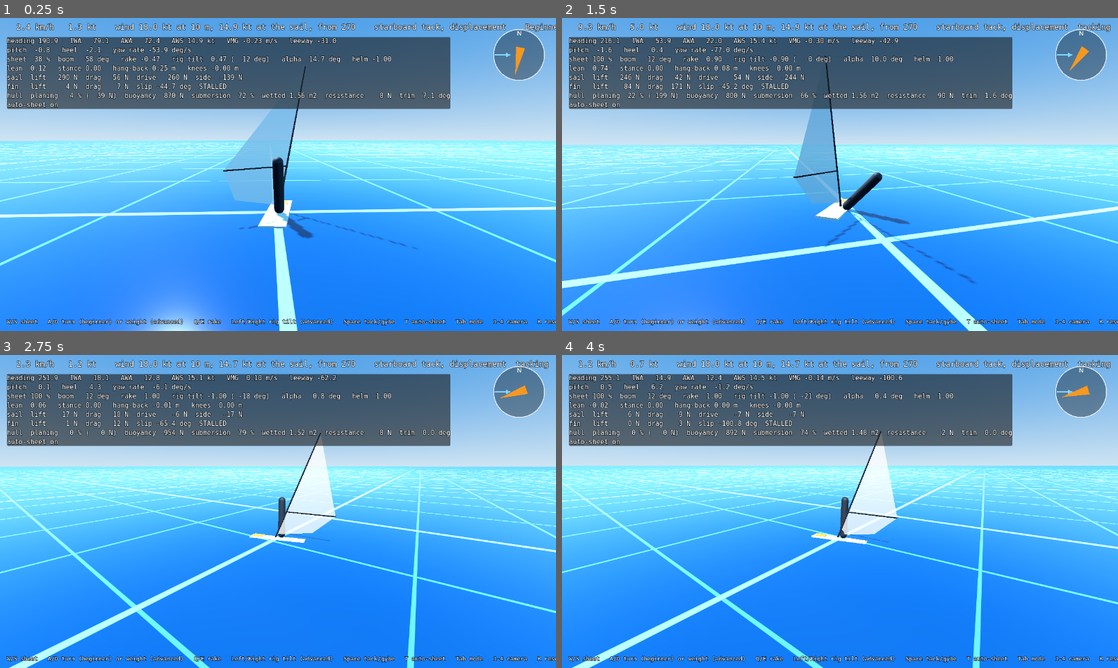
Above: before the commit, frames 1-4 (two rows, left to right).
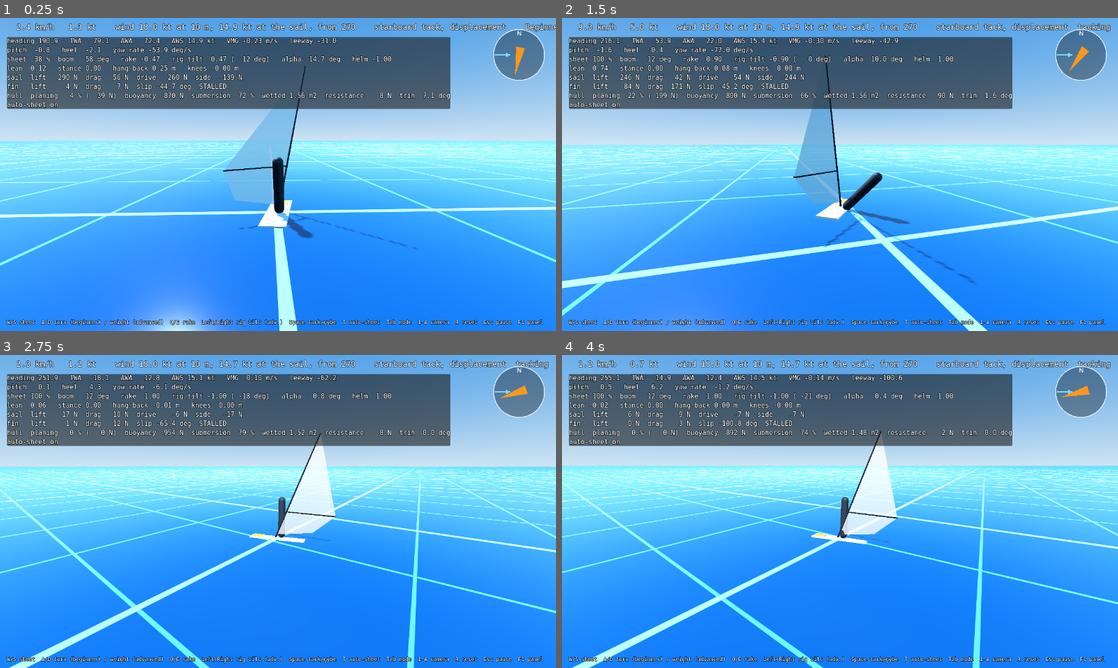
Above: after the commit, the same moments.

Repository: michielinwarmte/WindsurfingMMZB
Game: Godot game, scene res://main.tscn
The game is run twice, just before and just after one commit, with the same random seed, the same clock (stepped at 60 frames per second) and the same inputs.
Inputs (mouse positions are in pixels of both pictures, inside the frame that each line leads up to):
- Up to frame 1 (0.25 s): no input
- Up to frame 2 (1.5 s): tap Enter at 0.5 s; move the mouse to (962, 158) at 0.52 s; hold D (steer_right) 0.53-1.25 s; tap Space (tack) at 0.6 s; click (962, 158) at 0.67 s; drag from (728, 190) to (812, 237) at 1.27 s
- Up to frame 3 (2.75 s): move the mouse to (333, 442) at 2.02 s; hold D (steer_right) from 2.03 s (still down); hold 2 (camera_2) from 2.03 s (still down); tap Space (tack) at 2.3 s
- Up to frame 4 (4 s): release D (steer_right) at 2.75 s; release 2 (camera_2) at 2.75 s; drag from (812, 574) to (673, 464) at 2.77 s; move the mouse to (1006, 558) at 3.52 s; hold A (steer_left) from 3.53 s (still down); hold 4 (camera_4) from 3.53 s (still down); tap Space (tack) at 3.8 s

The runs differ from the first frame. In frame 1, 1.3% of the frame differs, in the area x 1-100%, y 96-99%; in frame 2, 1.3%; in frame 3, 1.3%; in frame 4, 1.3%.

Commit message:
Fit the key help on one line
Co-Authored-By: Claude Fable 5.1 <noreply@anthropic.com>

Diff:
--- a/Game/ui/hud.gd
+++ b/Game/ui/hud.gd
@@ -27,8 +27,8 @@
 	_detail = _label(font, 15, Vector2.ZERO)
 	_panel.add_child(_detail)
 
-	_help = _label(font, 13, Vector2(16.0, 690.0))
-	_help.text = "W/S sheet   A/D turn (beginner) or weight (advanced)   Q/E rake   Left/Right rig tilt (advanced)   Space tack/gybe   T auto-sheet   Tab mode   1-4 camera   R reset   Esc pause   F1 panel"
+	_help = _label(font, 12, Vector2(16.0, 692.0))
+	_help.text = "W/S sheet  A/D turn (beginner) / weight (advanced)  Q/E rake  Left/Right rig tilt (adv.)  Space tack/gybe  T auto-sheet  Tab mode  1-4 camera  R reset  Esc pause  F1 panel"
 	add_child(_help)
 
 	_rose = WindRose.new()
